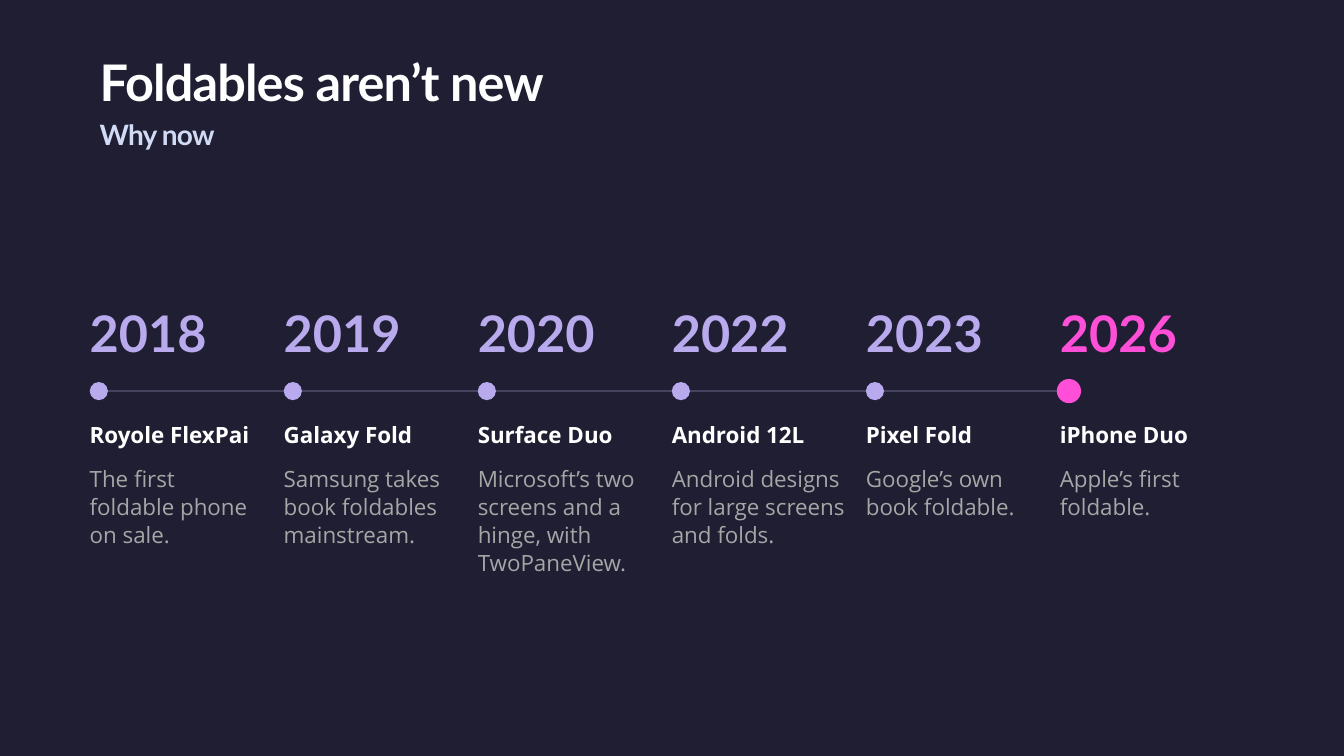
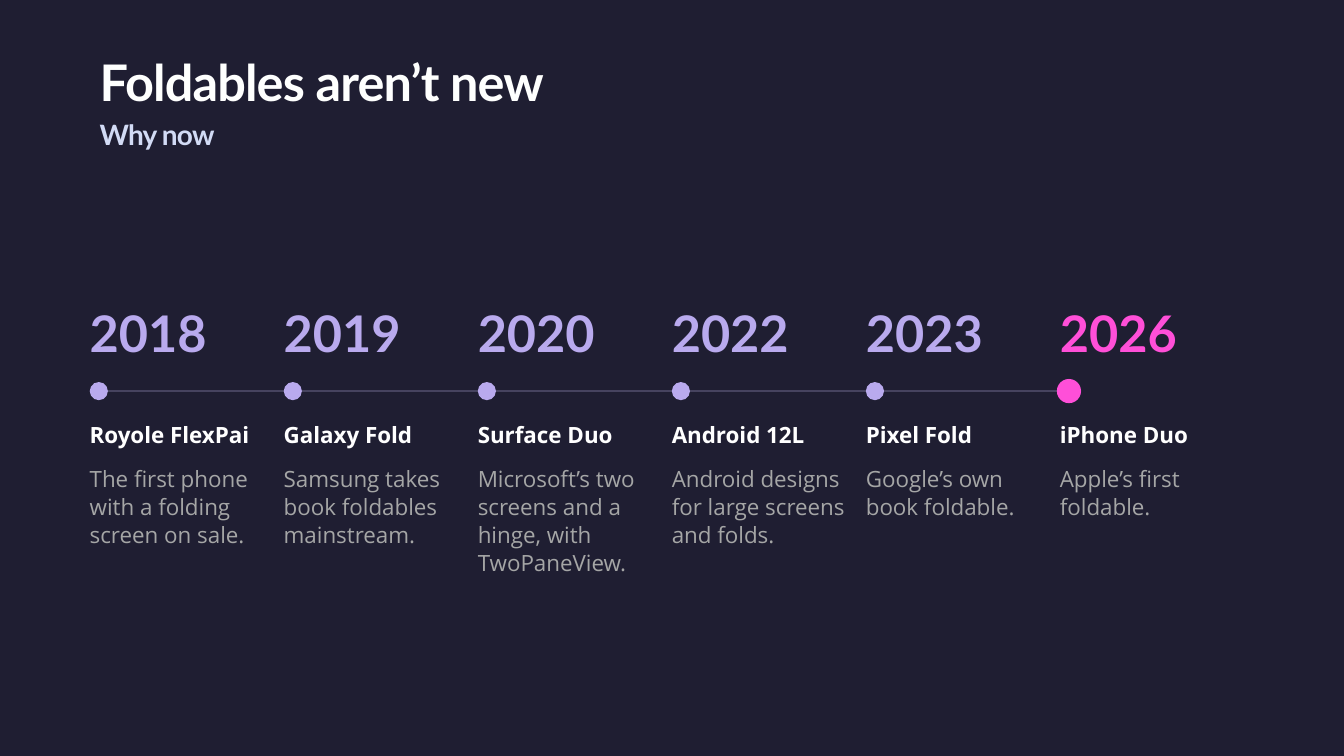
Before and after one commit to jsuarezruiz/dotnetconf2026-avalonia-foldables, a slide deck: slide 4 of Building Dual-Screen Experiences with Avalonia.pptx. Drawn at 1344x756 pixels with LibreOffice and Linux fonts; fonts in the diff are those of the drawing. Boxes give left, top, right and bottom in pixels: in the first picture for what was removed or moved away, otherwise in the second. Text is boxed around its words. In the diff, an @@ line names an element or a change of style, - is before the commit and + after.

```diff
--- a/Building Dual-Screen Experiences with Avalonia.pptx
+++ b/Building Dual-Screen Experiences with Avalonia.pptx
@@ text at (90,470,248,543): text changed @@
-The first foldable phone on sale.
+The first phone with a folding screen on sale.
```
Also in this commit, not shown: 5 other slides changed, 1 other file.
